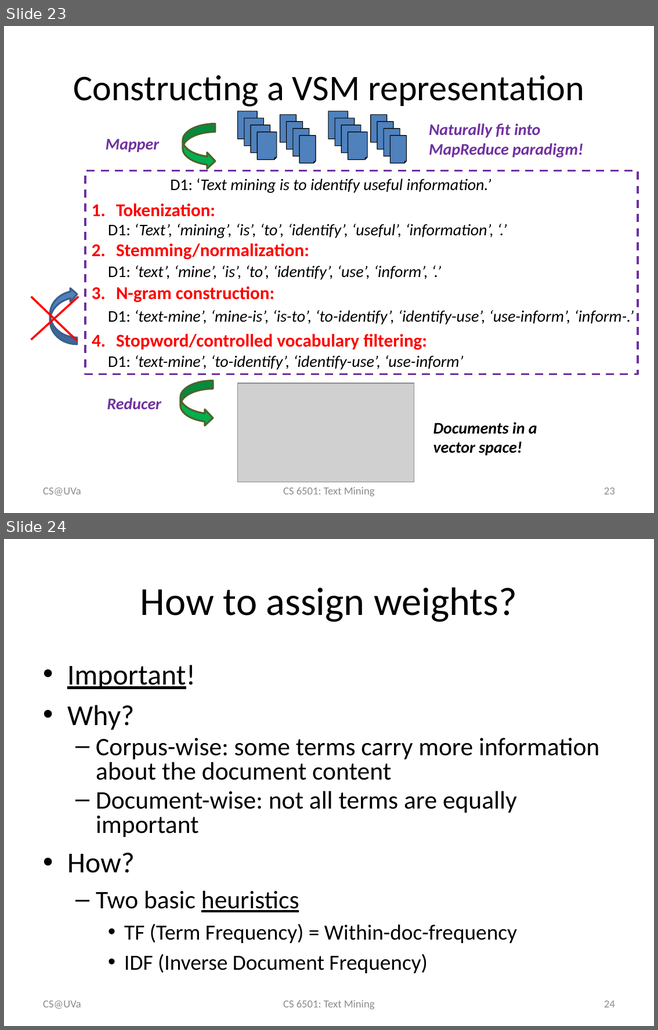
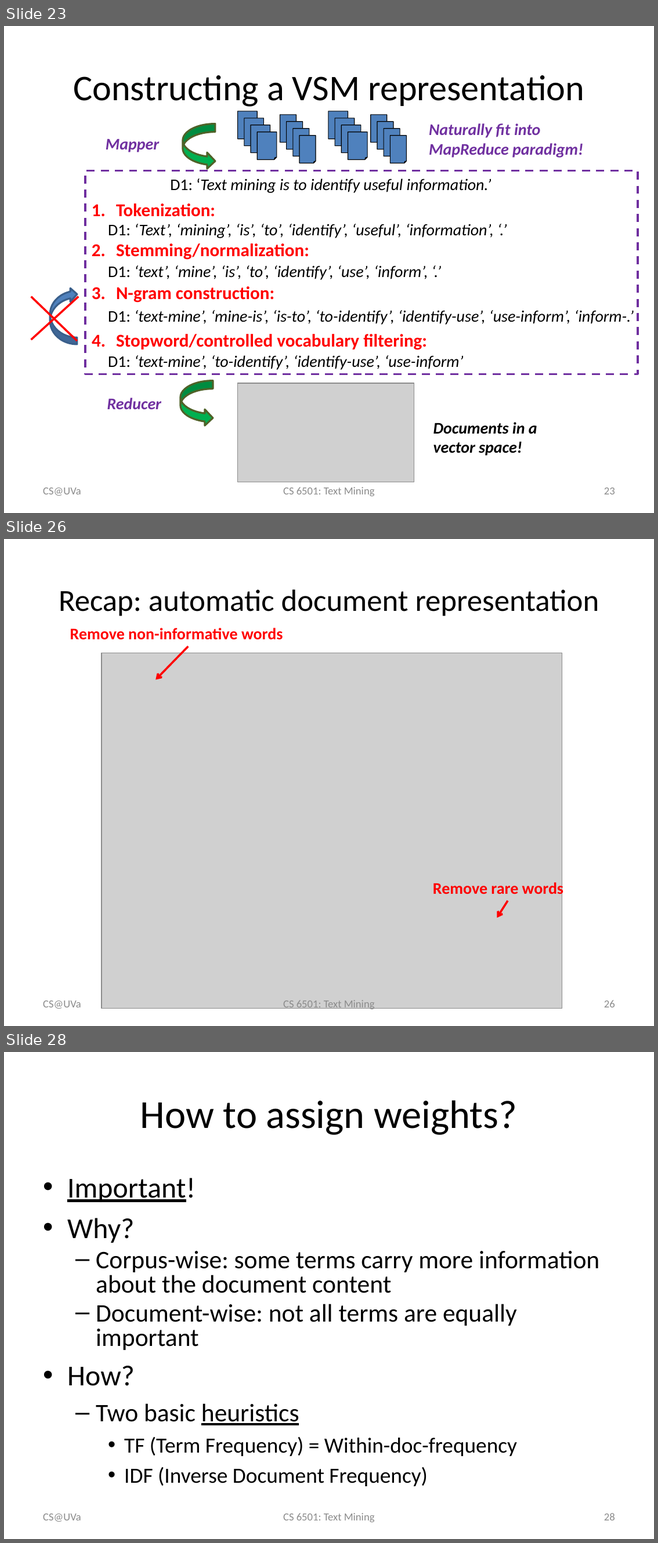
Before and after one commit to wang296/CS6501-Text-Mining, a slide deck: docs/VS model.pptx. Shown one above the other, each under a label of ours: slides 23 and 24 before the commit, slides 23, 26 and 28 after it; the slides between them are not shown. The pictures are 658x1030 and 658x1543 pixels, drawn with LibreOffice and Linux fonts; fonts in the diff are those of the drawing; grey boxes stand for pictures. Boxes give left, top, right and bottom in pixels: in the first picture for what was removed or moved away, otherwise in the second. Text is boxed around its words. In the diff, an @@ line names an element or a change of style, - is before the commit and + after.

```diff
--- a/docs/VS model.pptx
+++ b/docs/VS model.pptx
@@ slide 26 added at (4,539,654,1026), background #FFFFFF @@
@@ title added at (59,589,599,616), 34 pt, text #000000 @@
+Recap: automatic document representation
@@ text added at (70,628,282,640), 18 pt, text #FF0000, bold @@
+Remove non-informative words
@@ picture added at (101,653,561,1009) @@
@@ arrow added from (188, 646) to (155, 680), #FF0000 2.25 pt @@
@@ text added at (433,880,563,897), 18 pt, text #FF0000, bold @@
+Remove rare words
@@ arrow added from (507, 901) to (496, 918), #FF0000 2.25 pt @@
@@ text added at (43,1001,81,1009), 12 pt, text #8C8C8C @@
+CS@UVa
@@ text added at (283,1000,375,1011), 12 pt, text #8C8C8C @@
+CS 6501: Text Mining
@@ page number added at (604,1000,615,1008), 12 pt, text #8C8C8C @@
+26
@@ what was slide 24 is now slide 28 @@
@@ page number at (604,1513,615,1521): text changed @@
-24
+28
```
Also in this commit, not shown: 2 slides changed, 3 other slides added, 4 other files.
